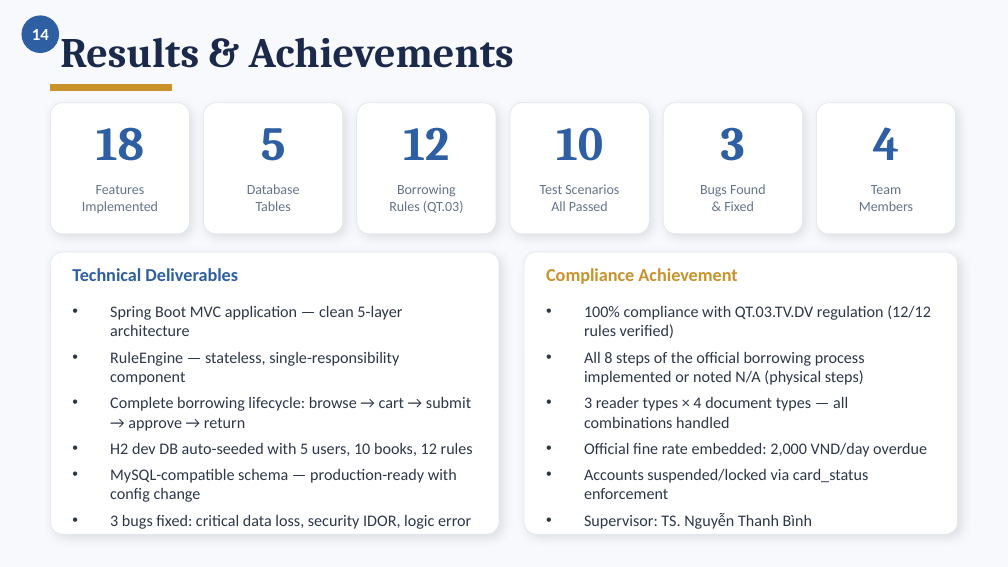
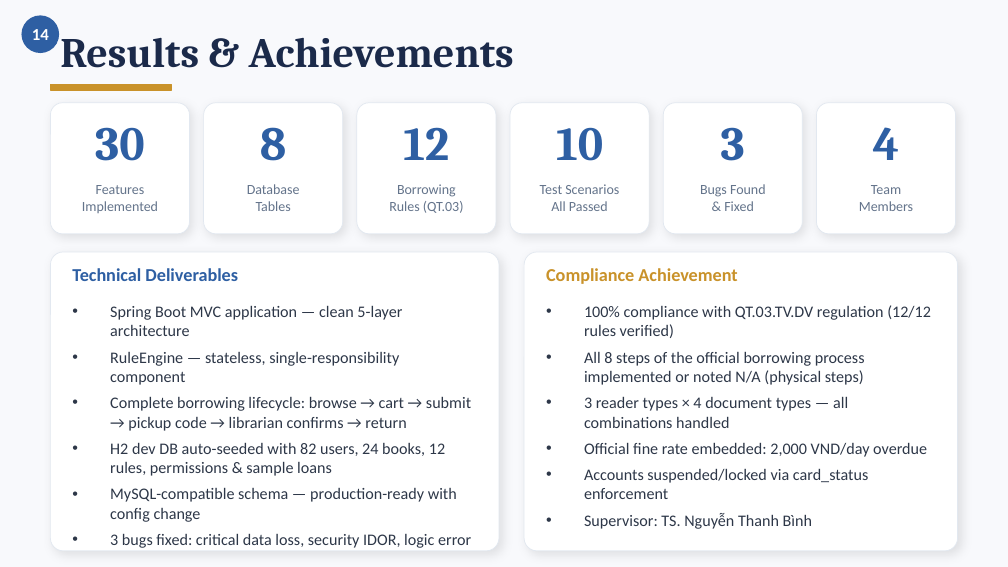
Before and after one commit to tuyenpham2409/library-management, a slide deck: slide 16 of FinalPresentation_LibraryManagement.pptx. Drawn at 1008x567 pixels with LibreOffice and Linux fonts; fonts in the diff are those of the drawing. Boxes give left, top, right and bottom in pixels: in the first picture for what was removed or moved away, otherwise in the second. Text is boxed around its words. In the diff, an @@ line names an element or a change of style, - is before the commit and + after.

```diff
--- a/FinalPresentation_LibraryManagement.pptx
+++ b/FinalPresentation_LibraryManagement.pptx
@@ text at bbox=[95, 127, 144, 161]: text changed @@
-18
+30
@@ text at bbox=[260, 127, 286, 161]: text changed @@
-5
+8
@@ rounded rectangle: place and size @@
-rounded rectangle at bbox=[50, 252, 499, 534]
+rounded rectangle at bbox=[50, 252, 499, 550]
@@ rounded rectangle: place and size @@
-rounded rectangle at bbox=[524, 252, 958, 534]
+rounded rectangle at bbox=[524, 252, 958, 550]
@@ text at bbox=[110, 397, 471, 476]: text changed @@
-• Complete borrowing lifecycle: browse → cart → submit → approve → return
-• H2 dev DB auto-seeded with 5 users, 10 books, 12 rules
+• Complete borrowing lifecycle: browse → cart → submit → pickup code → librarian confirms → return
+• H2 dev DB auto-seeded with 82 users, 24 books, 12 rules, permissions & sample loans
```
Also in this commit, not shown: 11 other slides changed, 2 other files.
